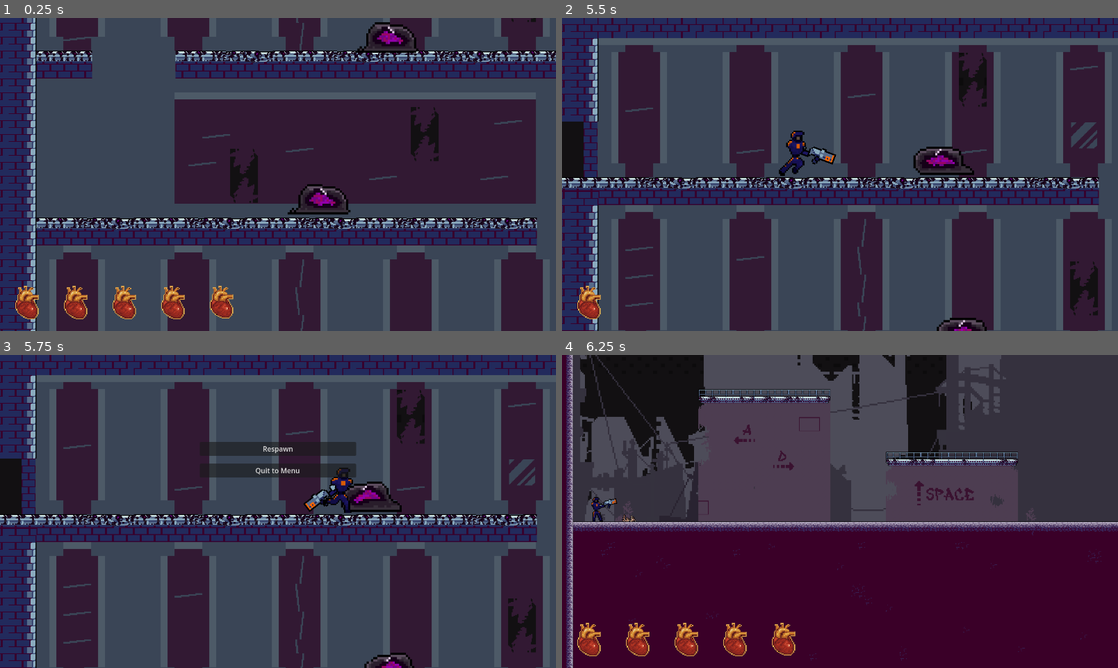
Above: before the commit, frames 1-4 (two rows, left to right).
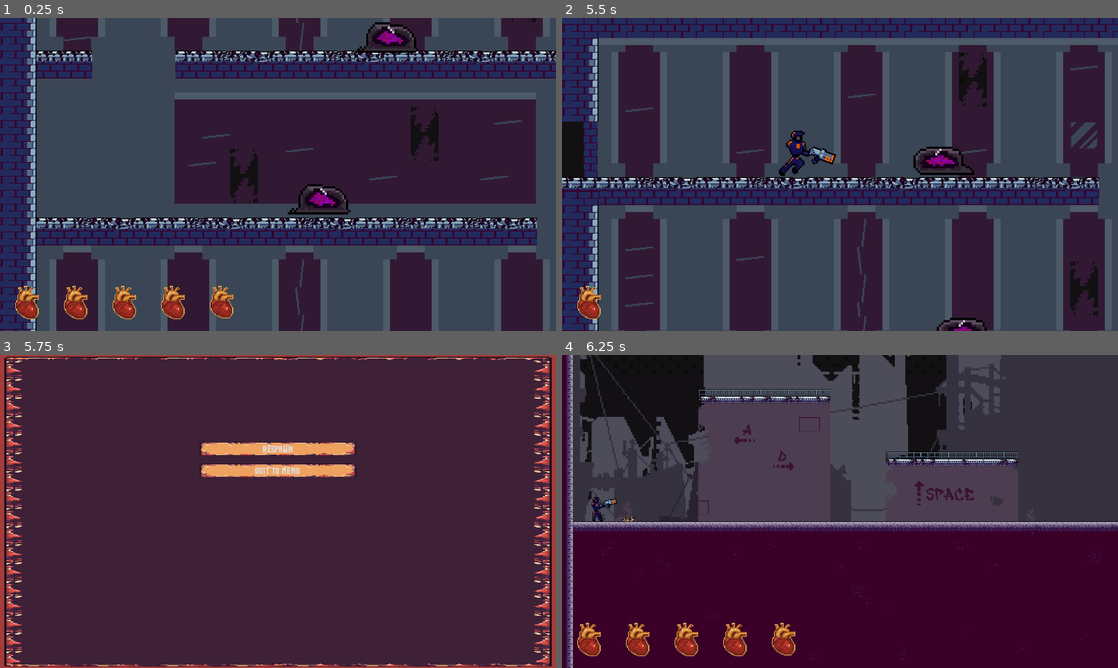
Above: after the commit, the same moments.

Repository: Shynkos/Senior-Design-Project
Game: Godot game, scene res://scenes/Levels/2ndBuildingRoom.tscn
The game is run twice, just before and just after one commit, with the same random seed, the same clock (stepped at 60 frames per second) and the same inputs. This scene is started directly instead of the project's main scene.
Inputs (mouse positions are in pixels of both pictures, inside the frame that each line leads up to):
- Up to frame 1 (0.25 s): no input
- Up to frame 2 (5.5 s): tap Enter at 0.5 s; move the mouse to (962, 158) at 0.52 s; hold D (Move right) 0.53-2.03 s; click (962, 158) at 0.6 s; tap Space (Jump) at 0.77, 1.52, 3.02, 3.77, 4.52 s; move the mouse to (728, 190) at 1.27 s; tap E (Interact) at 1.35, 2.85, 4.35 s; move the mouse to (895, 105) at 2.02 s; hold A (Move left) 2.03-2.78 s; click (895, 105) at 2.1 s; move the mouse to (812, 237) at 2.77 s; hold D (Move right) 2.78-4.28 s; move the mouse to (1006, 221) at 3.52 s; click (1006, 221) at 3.6 s; move the mouse to (673, 127) at 4.27 s; hold A (Move left) 4.28-5.03 s; move the mouse to (867, 174) at 5.02 s; hold D (Move right) from 5.03 s (still down); click (867, 174) at 5.1 s
- Up to frame 3 (5.75 s): keep holding D (Move right)
- Up to frame 4 (6.25 s): release D (Move right) at 5.75 s; click "Respawn" at 5.75 s

Frames 1-2 are identical in both runs. In frame 3, 73% of the frame differs, in the area x 0-100%, y 0-100%; in frame 4, nothing differs.

Commit message:
Merged game over screen textures

Diff:
--- a/scenes/Characters/player.tscn
+++ b/scenes/Characters/player.tscn
@@ -229,4 +229,3 @@
 [connection signal="video" from="Menus/OptionsMenu" to="." method="_on_options_menu_video"]
 [connection signal="back" from="Menus/ControlsMenu" to="." method="_on_controls_menu_back"]
 [connection signal="back" from="Menus/VideoMenu" to="." method="_on_video_menu_back"]
-[connection signal="respawn" from="Menus/GameOverMenu" to="." method="_on_game_over_menu_respawn"]
--- a/scenes/Components/game_over_menu.gd
+++ b/scenes/Components/game_over_menu.gd
@@ -1,13 +1,8 @@
 extends CanvasLayer
-
-
-signal respawn
 
 
 func _on_respawn_button_pressed():
 	get_tree().change_scene_to_file("res://scenes/Levels/RoomTut.tscn")
-	respawn.emit()
-
 
 func _on_quit_button_pressed():
 	get_tree().change_scene_to_file("res://scenes/Components/start_menu.tscn")
--- a/scenes/Components/game_over_menu.tscn
+++ b/scenes/Components/game_over_menu.tscn
@@ -1,9 +1,22 @@
-[gd_scene load_steps=2 format=3 uid="uid://cffh7tcdkvckp"]
+[gd_scene load_steps=5 format=3 uid="uid://cffh7tcdkvckp"]
 
 [ext_resource type="Script" uid="uid://dvh1m4p5eyo46" path="res://scenes/Components/game_over_menu.gd" id="1_k6ycs"]
+[ext_resource type="StyleBox" uid="uid://he2daajeqpsr" path="res://addons/Buttons/Menu.tres" id="2_ggmkr"]
+[ext_resource type="FontFile" uid="uid://kk516ptcda7m" path="res://addons/Buttons/super-metroid-title.otf" id="3_u8ke8"]
+[ext_resource type="StyleBox" uid="uid://c0ya5b6jbh3ru" path="res://addons/Buttons/TextButton.tres" id="4_d5832"]
 
 [node name="GameOverMenu" type="CanvasLayer"]
 script = ExtResource("1_k6ycs")
+
+[node name="Panel" type="Panel" parent="."]
+anchors_preset = 15
+anchor_right = 1.0
+anchor_bottom = 1.0
+grow_horizontal = 2
+grow_vertical = 2
+size_flags_horizontal = 3
+size_flags_vertical = 3
+theme_override_styles/panel = ExtResource("2_ggmkr")
 
 [node name="Respawn Button" type="Button" parent="."]
 anchors_preset = -1
@@ -19,6 +32,18 @@
 grow_vertical = 2
 size_flags_horizontal = 4
 size_flags_vertical = 4
+theme_override_fonts/font = ExtResource("3_u8ke8")
+theme_override_styles/normal = ExtResource("4_d5832")
+theme_override_styles/normal_mirrored = ExtResource("4_d5832")
+theme_override_styles/pressed = ExtResource("4_d5832")
+theme_override_styles/pressed_mirrored = ExtResource("4_d5832")
+theme_override_styles/hover = ExtResource("4_d5832")
+theme_override_styles/hover_mirrored = ExtResource("4_d5832")
+theme_override_styles/hover_pressed = ExtResource("4_d5832")
+theme_override_styles/hover_pressed_mirrored = ExtResource("4_d5832")
+theme_override_styles/disabled = ExtResource("4_d5832")
+theme_override_styles/disabled_mirrored = ExtResource("4_d5832")
+theme_override_styles/focus = ExtResource("4_d5832")
 text = "Respawn
 "
 icon_alignment = 1
@@ -33,6 +58,18 @@
 offset_top = 0.16000366
 offset_right = -0.4800415
 offset_bottom = -0.24002075
+theme_override_fonts/font = ExtResource("3_u8ke8")
+theme_override_styles/normal = ExtResource("4_d5832")
+theme_override_styles/normal_mirrored = ExtResource("4_d5832")
+theme_override_styles/pressed = ExtResource("4_d5832")
+theme_override_styles/pressed_mirrored = ExtResource("4_d5832")
+theme_override_styles/hover = ExtResource("4_d5832")
+theme_override_styles/hover_mirrored = ExtResource("4_d5832")
+theme_override_styles/hover_pressed = ExtResource("4_d5832")
+theme_override_styles/hover_pressed_mirrored = ExtResource("4_d5832")
+theme_override_styles/disabled = ExtResource("4_d5832")
+theme_override_styles/disabled_mirrored = ExtResource("4_d5832")
+theme_override_styles/focus = ExtResource("4_d5832")
 text = "Quit to Menu"
 
 [connection signal="pressed" from="Respawn Button" to="." method="_on_respawn_button_pressed"]
